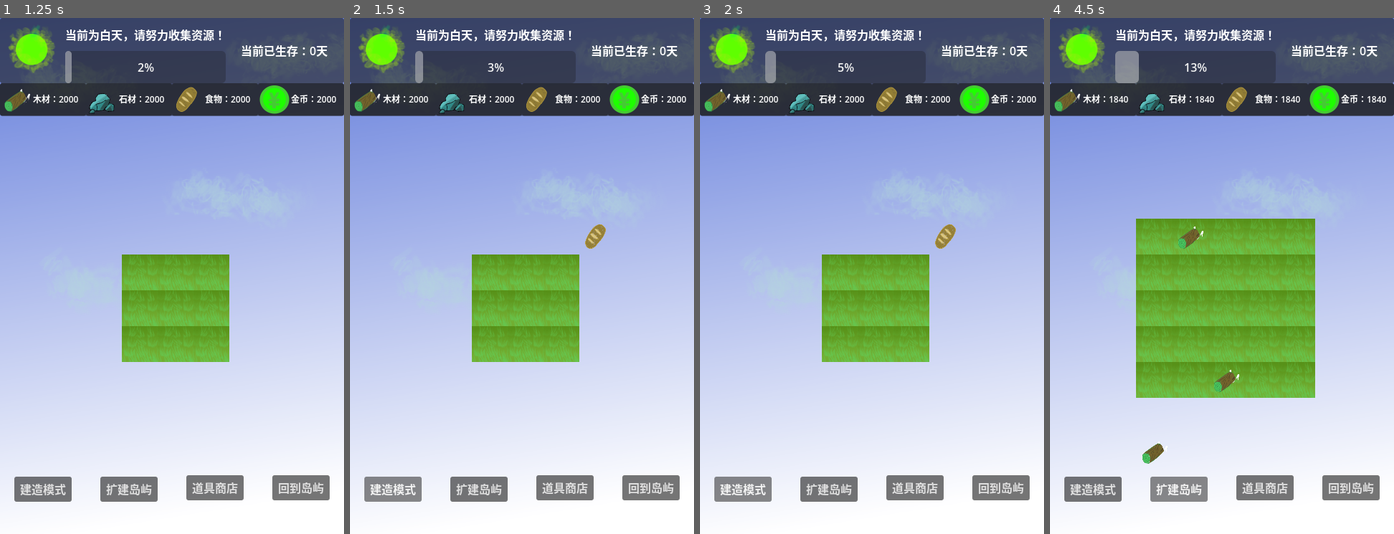
Above: before the commit, frames 1-4 (left to right).
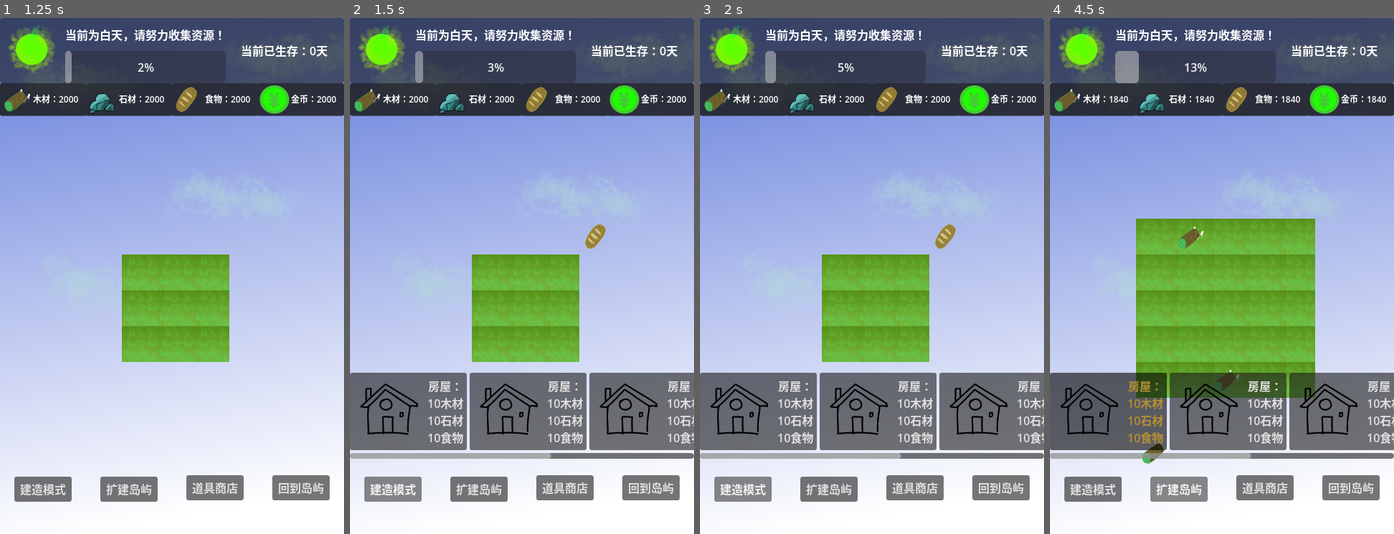
Above: after the commit, the same moments.

Repository: forzen-fish/WuJinKongDaoGodot
Game: Godot game, scene res://场景/welcome.tscn
Same seed, same stepped clock (60 frames per second), same inputs: the game is played once before the commit and once after it.
Inputs (mouse positions are in pixels of both pictures, inside the frame that each line leads up to):
- Up to frame 1 (1.25 s): click "开始游戏" at 0.5 s
- Up to frame 2 (1.5 s): click "建造模式" at 1.25 s
- Up to frame 3 (2 s): no input
- Up to frame 4 (4.5 s): click (1108, 410) at 2 s, where only the run after the commit has a clickable "房屋： 10木材 10石材 10食物"; click (1228, 410) at 2.75 s, where only the run after the commit has a clickable "房屋： 10木材 10石材 10食物"; click (1349, 410) at 3.5 s, where only the run after the commit has a clickable "房屋： 10木材 10石材 10食物"; click "扩建岛屿" at 4.25 s

Frame 1 is identical in both runs. In frame 2, 16% of the frame differs, in the area x 0-100%, y 68-86%; in frame 3, 16%; in frame 4, 16%.

Commit message:
加入房屋建造功能
后续建筑物直接复制场景修改
拆除功能待完成
拆除ui和血条加入了

Diff:
--- a/无尽空岛v-0.0.1/场景/UI场景/主场景UI/游戏主界面下方功能按钮.tscn
+++ b/无尽空岛v-0.0.1/场景/UI场景/主场景UI/游戏主界面下方功能按钮.tscn
@@ -2,6 +2,7 @@
 
 [ext_resource type="Script" uid="uid://c6qm25t0v4gc" path="res://脚本/UI按钮控制/回到岛屿.gd" id="1_4u5y2"]
 [ext_resource type="Script" uid="uid://c7208cuvwvjtl" path="res://脚本/功能性脚本/扩建岛屿.gd" id="1_dbu11"]
+[ext_resource type="Script" uid="uid://dwtsaomgyc8s7" path="res://脚本/功能性脚本/建造模式.gd" id="1_dfok1"]
 
 [node name="游戏主界面下方功能按钮" type="Control" unique_id=1332732743]
 layout_mode = 3
@@ -18,6 +19,7 @@
 offset_right = 100.0
 offset_bottom = 675.0
 text = "建造模式"
+script = ExtResource("1_dfok1")
 
 [node name="扩建岛屿" type="Button" parent="." unique_id=641930539]
 layout_mode = 0
--- /dev/null
+++ b/无尽空岛v-0.0.1/场景/UI场景/功能按钮下UI/建筑列表UI.tscn
@@ -0,0 +1,65 @@
+[gd_scene format=3 uid="uid://c4156tbgs0qym"]
+
+[ext_resource type="Texture2D" uid="uid://dsyvwiwy31vnl" path="res://资源/房子.png" id="1_3cbw0"]
+[ext_resource type="Script" uid="uid://d0hldw43ikgr" path="res://脚本/建筑脚本/房屋建筑按钮.gd" id="2_77nrl"]
+
+[node name="建筑列表ui" type="Control" unique_id=790863778]
+layout_mode = 3
+anchors_preset = 15
+anchor_right = 1.0
+anchor_bottom = 1.0
+grow_horizontal = 2
+grow_vertical = 2
+
+[node name="ScrollContainer" type="ScrollContainer" parent="." unique_id=285709771]
+layout_mode = 0
+offset_right = 480.0
+offset_bottom = 120.0
+vertical_scroll_mode = 0
+scroll_horizontal_by_default = true
+
+[node name="HBoxContainer" type="HBoxContainer" parent="ScrollContainer" unique_id=2142627221]
+layout_mode = 2
+
+[node name="房屋建筑按钮" type="Button" parent="ScrollContainer/HBoxContainer" unique_id=1614541498]
+layout_mode = 2
+theme_override_colors/font_pressed_color = Color(0.70859, 0.55701274, 0.19545233, 1)
+toggle_mode = true
+text = "房屋：
+10木材
+10石材
+10食物"
+icon = ExtResource("1_3cbw0")
+script = ExtResource("2_77nrl")
+
+[node name="Button2" type="Button" parent="ScrollContainer/HBoxContainer" unique_id=2020089828]
+layout_mode = 2
+text = "房屋：
+10木材
+10石材
+10食物"
+icon = ExtResource("1_3cbw0")
+
+[node name="Button3" type="Button" parent="ScrollContainer/HBoxContainer" unique_id=189180581]
+layout_mode = 2
+text = "房屋：
+10木材
+10石材
+10食物"
+icon = ExtResource("1_3cbw0")
+
+[node name="Button4" type="Button" parent="ScrollContainer/HBoxContainer" unique_id=1897036487]
+layout_mode = 2
+text = "房屋：
+10木材
+10石材
+10食物"
+icon = ExtResource("1_3cbw0")
+
+[node name="Button5" type="Button" parent="ScrollContainer/HBoxContainer" unique_id=2019013496]
+layout_mode = 2
+text = "房屋：
+10木材
+10石材
+10食物"
+icon = ExtResource("1_3cbw0")
--- /dev/null
+++ b/无尽空岛v-0.0.1/场景/UI场景/建筑相关UI/拆除提示UI.tscn
@@ -0,0 +1,23 @@
+[gd_scene format=3 uid="uid://qvtmglg15by7"]
+
+[node name="拆除提示ui" type="Control" unique_id=895972852]
+layout_mode = 3
+anchors_preset = 15
+anchor_right = 1.0
+anchor_bottom = 1.0
+grow_horizontal = 2
+grow_vertical = 2
+
+[node name="拆除按钮" type="Button" parent="." unique_id=40029592]
+layout_mode = 0
+offset_right = 8.0
+offset_bottom = 8.0
+text = "拆除
+"
+
+[node name="取消按钮" type="Button" parent="." unique_id=741437453]
+layout_mode = 0
+offset_top = 80.0
+offset_right = 40.0
+offset_bottom = 111.0
+text = "取消"
--- a/无尽空岛v-0.0.1/场景/main.tscn
+++ b/无尽空岛v-0.0.1/场景/main.tscn
@@ -9,6 +9,7 @@
 [ext_resource type="Script" uid="uid://dqu81wc5xjdll" path="res://脚本/功能性脚本/摄像机移动脚本.gd" id="5_vxhiv"]
 [ext_resource type="Texture2D" uid="uid://b18c631u7w0xd" path="res://资源/小岛.png" id="6_bkfd5"]
 [ext_resource type="PackedScene" uid="uid://bi2o0fqhi3xi6" path="res://场景/资源仓库/资源仓库.tscn" id="9_i318j"]
+[ext_resource type="PackedScene" uid="uid://c4156tbgs0qym" path="res://场景/UI场景/功能按钮下UI/建筑列表UI.tscn" id="10_08atr"]
 
 [sub_resource type="TileSetAtlasSource" id="TileSetAtlasSource_bkfd5"]
 texture = ExtResource("6_bkfd5")
@@ -35,8 +36,6 @@
 script = ExtResource("4_tvtfe")
 
 [node name="资源刷新timer" type="Timer" parent="TileMapLayer" unique_id=194936035]
-
-[node name="BuildingMapLayer" type="TileMapLayer" parent="." unique_id=1520918038]
 
 [node name="游戏UI部分" type="CanvasLayer" parent="." unique_id=10258869]
 layer = -1
@@ -70,5 +69,12 @@
 
 [node name="资源仓库" parent="." unique_id=924767337 instance=ExtResource("9_i318j")]
 
+[node name="建造模式UI" type="CanvasLayer" parent="." unique_id=1566655835]
+
+[node name="建筑列表ui" parent="建造模式UI" unique_id=790863778 instance=ExtResource("10_08atr")]
+visible = false
+offset_top = 495.0
+offset_bottom = -105.0
+
 [connection signal="timeout" from="TileMapLayer/资源刷新timer" to="." method="_on_creatRestimer_timeout"]
 [connection signal="timeout" from="昼夜进度条Timer" to="." method="_on_daynighttimer_timeout"]
--- /dev/null
+++ b/无尽空岛v-0.0.1/场景/建筑/房屋.tscn
@@ -0,0 +1,26 @@
+[gd_scene format=3 uid="uid://ui115dhtn5wg"]
+
+[ext_resource type="Script" uid="uid://c403tv6mia6oh" path="res://脚本/建筑脚本/房屋.gd" id="1_go41s"]
+[ext_resource type="Texture2D" uid="uid://dsyvwiwy31vnl" path="res://资源/房子.png" id="2_l27rt"]
+[ext_resource type="PackedScene" uid="uid://qvtmglg15by7" path="res://场景/UI场景/建筑相关UI/拆除提示UI.tscn" id="3_l27rt"]
+
+[node name="房屋" type="Node2D" unique_id=119181227]
+script = ExtResource("1_go41s")
+
+[node name="Sprite2D房屋" type="Sprite2D" parent="." unique_id=1360834322]
+texture = ExtResource("2_l27rt")
+
+[node name="拆除提示ui" parent="." unique_id=895972852 instance=ExtResource("3_l27rt")]
+anchors_preset = 9
+anchor_right = 0.0
+offset_left = -22.0
+offset_top = -58.0
+offset_right = -22.0
+offset_bottom = -58.0
+grow_horizontal = 1
+
+[node name="HP" type="ProgressBar" parent="." unique_id=352221252]
+offset_left = -1.0
+offset_top = -14.0
+offset_right = 3.0
+offset_bottom = 13.0
--- a/无尽空岛v-0.0.1/脚本/功能性脚本/main.gd
+++ b/无尽空岛v-0.0.1/脚本/功能性脚本/main.gd
@@ -176,7 +176,7 @@
 			#print(i)
 			tile_map_layer.set_cell(i,0,Vector2i(0, 0))
 			#print(tile_map_layer.get_cell_source_id(i))
-
+		tile_map_layer.avlBuildPosList = tile_map_layer.get_used_cells()
 	else:
 		#弹出个提示 msgResUnenough
 		var template = "资源不足此次扩建需要%d木头，%d石头，%d食物，%d金币。"
@@ -211,3 +211,28 @@
 	IslandNum*extendFood,
 	IslandNum*extendGold,
 	]
+
+#检查并且扣除资源 能建造、口资源，不能的话返回false
+func checkBuildRes(Build):
+	#var res = [["木材",10],["石材",10],["食物",10]]
+	var woodNeed = Build.res[0][1]
+	var stockNeed = Build.res[1][1]
+	var foodNeed = Build.res[2][1]
+	var goldNeed = 0
+	if len(Build.res)==4:
+		goldNeed = Build.res[3][1]
+	#var woodnum = 2000
+	#var stocknum = 2000
+	#var foodnum = 2000
+	#var goldnum = 2000
+	if woodNeed<=ResWarehouse.woodnum and stockNeed<=ResWarehouse.stocknum and foodNeed<=ResWarehouse.foodnum and goldNeed<=ResWarehouse.goldnum :
+		#扣除资源
+		ResWarehouse.woodnum -= woodNeed
+		ResWarehouse.stocknum -= stockNeed
+		ResWarehouse.foodnum -= foodNeed
+		ResWarehouse.goldnum -= goldNeed
+		ResWarehouse.updateRes()
+		#返回
+		return true
+	else:
+		return false
--- a/无尽空岛v-0.0.1/脚本/功能性脚本/地图.gd
+++ b/无尽空岛v-0.0.1/脚本/功能性脚本/地图.gd
@@ -1,10 +1,28 @@
 extends TileMapLayer
 @onready var extendbutton = get_node("../游戏UI前置部分/游戏主界面下方功能按钮/扩建岛屿")
+
 const 实体 = preload("uid://b1vfj2utri10o")
+
+
+
+# BuildMode
+#可用建造坐标
+var avlBuildPosList
+#1 建造房子按钮
+@onready var Buliemode1: Button = $"../建造模式UI/建筑列表ui/ScrollContainer/HBoxContainer/房屋建筑按钮"
+#房子场景
+const buildHouse = preload("uid://ui115dhtn5wg")
+
+#0不是建造模式，1是房子，2是...
+var buildMode = 0
 
 # Called when the node enters the scene tree for the first time.
 func _ready() -> void:
 	extendbutton.extendIsland.connect(get_parent().IslandExtend)
+	Buliemode1.BuildingMode1.connect(build1)
+	Buliemode1.deBuildingMode1.connect(debuild1)
+	avlBuildPosList = get_used_cells()
+
 	#pass # Replace with function body.
 
 
@@ -49,3 +67,47 @@
 				avlList.append(Vector2i(i,j))
 	#print(avlList)
 	return avlList
+
+
+#在点击位置添加一个房屋
+func build1():
+	buildMode = 1
+	print("收到信号")
+#非建造模式
+func debuild1():
+	buildMode = 0
+	print("收到信号")
+
+
+# 所有建造写到下面的If函数里面
+func _unhandled_input(event: InputEvent) -> void:
+	if buildMode==0:
+		pass
+	else:
+		#获取鼠标
+		if event is InputEventMouseButton and event.pressed and event.button_index == MOUSE_BUTTON_LEFT:
+			#获取鼠标坐标、转换坐标、修复偏移、根据mode号：检测资源数、实例化建筑、扣除资源、添加到树上
+			var localmousePos = get_local_mouse_position()
+			var mapPos = local_to_map(localmousePos)
+			#print(mapPos)
+			#print(avlBuildPosList)
+			#建造房子
+			if buildMode==1:
+				#实例化
+				var build1 = buildHouse.instantiate()
+				#检查坐标可用
+				if mapPos in avlBuildPosList:
+					#检查资源成功就扣
+					if get_parent().checkBuildRes(build1):
+						var worldPos = map_to_local(mapPos)
+						build1.position = worldPos
+						get_parent().add_child(build1)
+						avlBuildPosList.erase(mapPos)
+						pass#安排
+					else:
+						print("资源不足")
+				else:
+					print("坐标不可用")
+
+
+			pass
--- /dev/null
+++ b/无尽空岛v-0.0.1/脚本/功能性脚本/建造模式.gd
@@ -0,0 +1,23 @@
+extends Button
+@onready var BildListUI: Control = $"../../../建造模式UI/建筑列表ui"
+
+#当建造列表关闭，需要给一个信号控制，防止关闭后还能建造建筑
+signal BuildListClosed()
+
+# Called when the node enters the scene tree for the first time.
+func _ready() -> void:
+	pass # Replace with function body.
+
+
+# Called every frame. 'delta' is the elapsed time since the previous frame.
+func _process(delta: float) -> void:
+	pass
+
+func _gui_input(event: InputEvent) -> void:
+	if event is InputEventMouseButton and event.pressed and event.button_index == MOUSE_BUTTON_LEFT:
+		# 检查建造列表是否可以显示，如果可以，隐藏，如果不可显示，显示
+		if BildListUI.visible:
+			BuildListClosed.emit()
+			BildListUI.visible = false
+		else:
+			BildListUI.visible = true
--- /dev/null
+++ b/无尽空岛v-0.0.1/脚本/建筑脚本/房屋.gd
@@ -0,0 +1,56 @@
+extends Node2D
+
+#拆除提示
+@onready var dismantle_ui: Control = $拆除提示ui
+
+#房屋建造 1
+@onready var Buliemode1: Button = get_node("../建造模式UI/建筑列表ui/ScrollContainer/HBoxContainer/房屋建筑按钮")
+
+@onready var sprite_2d: Sprite2D = $Sprite2D房屋
+
+@onready var hpbar: ProgressBar = $HP
+
+
+#房屋血量
+var hp = 100
+
+#建筑所需资源
+var res = [["木材",10],["石材",10],["食物",10]]
+
+#是否检测输入
+var tag = 0
+
+# Called when the node enters the scene tree for the first time.
+func _ready() -> void:
+	dismantle_ui.visible = false
+	hpbar.max_value = hp
+	hpbar.value = hpbar.max_value
+
+
+# Called every frame. 'delta' is the elapsed time since the previous frame.
+func _process(delta: float) -> void:
+	pass
+
+func _unhandled_input(event: InputEvent) -> void:
+	#获取一个建造模式的信号，当建造模式开启的时候，不要做任何动作，防止建造的时候出现UI
+
+	if tag == 0 and event is InputEventMouseButton and event.pressed and event.button_index == MOUSE_BUTTON_LEFT:
+		#TODO 加一个判断，判断点击是否发生在自身坐标，否则全部监视 借用实体的 去掉信号就行了，没必要价格信号
+		var globalMousePos = get_global_mouse_position()
+		var sprite2DRect = sprite_2d.get_rect()
+		var sprite2DGlobalPos = sprite_2d.global_position
+		var  sprite_global_rect = Rect2(
+		sprite2DGlobalPos - sprite2DRect.size / 2,
+		sprite2DRect.size
+		)
+		if sprite_global_rect.has_point(globalMousePos):
+			#pickup()
+			dismantle_ui.visible = true
+		else:
+			dismantle_ui.visible = false
+
+func change_tag():
+	if tag==0:
+		tag = 1
+	else:
+		tag = 0
--- /dev/null
+++ b/无尽空岛v-0.0.1/脚本/建筑脚本/房屋建筑按钮.gd
@@ -0,0 +1,52 @@
+extends Button
+
+@onready var BuldmodeButton: Button = $"../../../../../游戏UI前置部分/游戏主界面下方功能按钮/建造模式"
+
+
+#var cursorIcon = load("res://资源/房子.png")
+#按钮按下，向外发出房屋建造信号
+signal BuildingMode1()
+
+#再次按下，取消建造
+signal deBuildingMode1()
+
+#再次点击后取消
+var tag = 0
+
+# Called when the node enters the scene tree for the first time.
+func _ready() -> void:
+	BuldmodeButton.BuildListClosed.connect(changeTag)
+	#toggle_mode = true
+	#$MyLabel.add_theme_color_override("font_color", Color(1, 0.5, 0))
+	#add_theme_color_override("font_pressed_color",Color(0.611, 0.543, 0.032, 1.0))
+	pass # Replace with function body.
+
+
+# Called every frame. 'delta' is the elapsed time since the previous frame.
+func _process(delta: float) -> void:
+	pass
+
+
+func _gui_input(event: InputEvent) -> void:
+	if event is InputEventMouseButton and event.pressed and event.button_index == MOUSE_BUTTON_LEFT:
+		if tag == 0:
+			#给建造提示 "点击岛屿块，建造建筑，再次点击按钮取消建造" 给信号吧
+			#地图接受信号，把场景放进去
+			#main接受信号给个提示
+			BuildingMode1.emit()
+
+			#Input.set_custom_mouse_cursor(cursorIcon)
+			tag = 1
+		else:
+			#Input.set_custom_mouse_cursor(null)
+			#main接受信号隐藏提示
+			#地图不用这个信号
+			deBuildingMode1.emit()
+			tag = 0
+
+#当父UI关闭后，子UI关闭
+func changeTag():
+	deBuildingMode1.emit()
+	tag = 0
+	#重置一下，不然颜色便不会来
+	set_pressed(false)
Not shown, added: 无尽空岛v-0.0.1/脚本/功能性脚本/建造模式.gd.uid
Not shown, added: 无尽空岛v-0.0.1/脚本/建筑脚本/房屋.gd.uid
Not shown, added: 无尽空岛v-0.0.1/脚本/建筑脚本/房屋建筑按钮.gd.uid
Binary file added: 无尽空岛v-0.0.1/资源/房子.png
Not shown, added: 无尽空岛v-0.0.1/资源/房子.png.import
